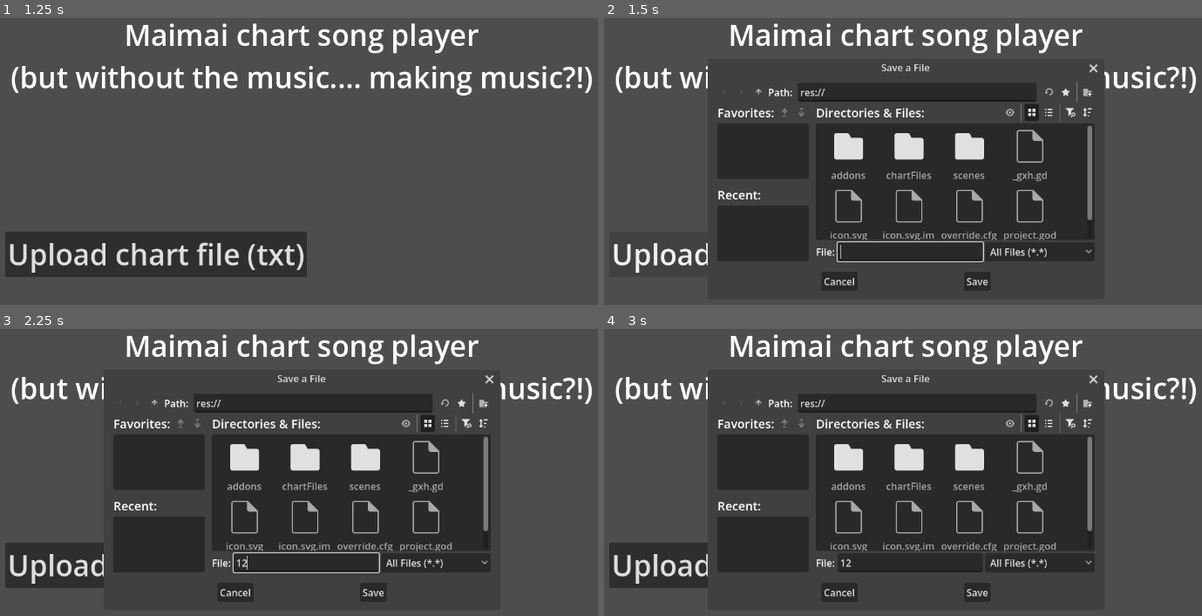
Above: before the commit, frames 1-4 (two rows, left to right).
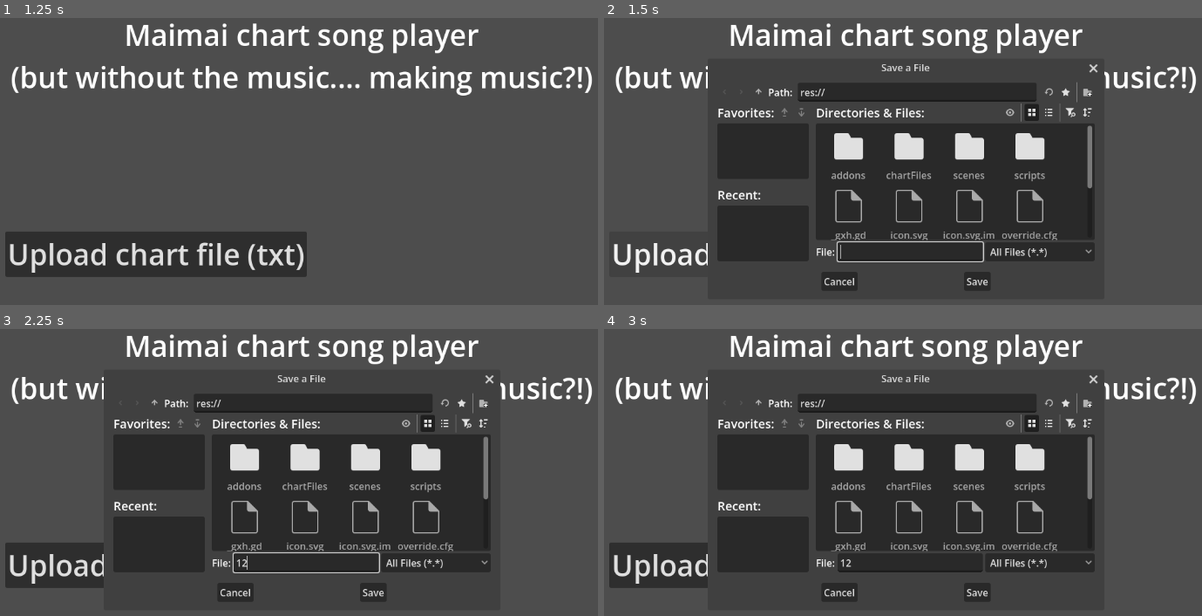
Above: after the commit, the same moments.

Repository: HelloIsReal/pulsewidth-project
Game: Godot game, scene res://scenes/main.tscn
The game is run twice, just before and just after one commit, with the same random seed, the same clock (stepped at 60 frames per second) and the same inputs.
Inputs (mouse positions are in pixels of both pictures, inside the frame that each line leads up to):
- Up to frame 1 (1.25 s): tap Enter at 0.5 s; move the mouse to (454, 167) at 0.52 s; hold Right from 0.53 s (still down); tap Alt at 0.6 s; click (454, 167) at 0.67 s
- Up to frame 2 (1.5 s): release Right at 1.25 s; click "Upload chart file (txt)" at 1.25 s
- Up to frame 3 (2.25 s): click (304, 561) at 2.02 s; type "12" at 2.1 s
- Up to frame 4 (3 s): click (759, 403) at 2.75 s

Frame 1 is identical in both runs. In frame 2, 1.1% of the frame differs, in the area x 37-82%, y 38-78%; in frame 3, 1.1%; in frame 4, 1.1%.

Commit message:
moved content var to separate global.gd file

Diff:
--- a/project.godot
+++ b/project.godot
@@ -15,6 +15,10 @@
 config/features=PackedStringArray("4.6", "Forward Plus")
 config/icon="res://icon.svg"
 
+[autoload]
+
+Global="*uid://t5e36afre01p"
+
 [editor_plugins]
 
 enabled=PackedStringArray("res://addons/godot_super-wakatime/plugin.cfg")
--- a/scenes/main.gd
+++ b/scenes/main.gd
@@ -14,6 +14,6 @@
 
 	var file = FileAccess.open(path, FileAccess.READ)
 	if file:
-		var content = file.get_as_text()
+		Global.content = file.get_as_text()
 		file.close()
-		print(content)
+		print(Global.content)
--- /dev/null
+++ b/scripts/global.gd
@@ -0,0 +1,4 @@
+extends Node
+
+
+var content=""
Not shown, added: scripts/global.gd.uid
